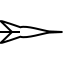
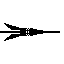
Layers edited between the first and the second 64x64 image:
renamed "Background" to "Icon #1", hid it, moved it above "Icon #2", painted on it over <box>0,20,63,44</box>
renamed "Dart" to "Layer", painted on it over <box>0,20,63,44</box>
